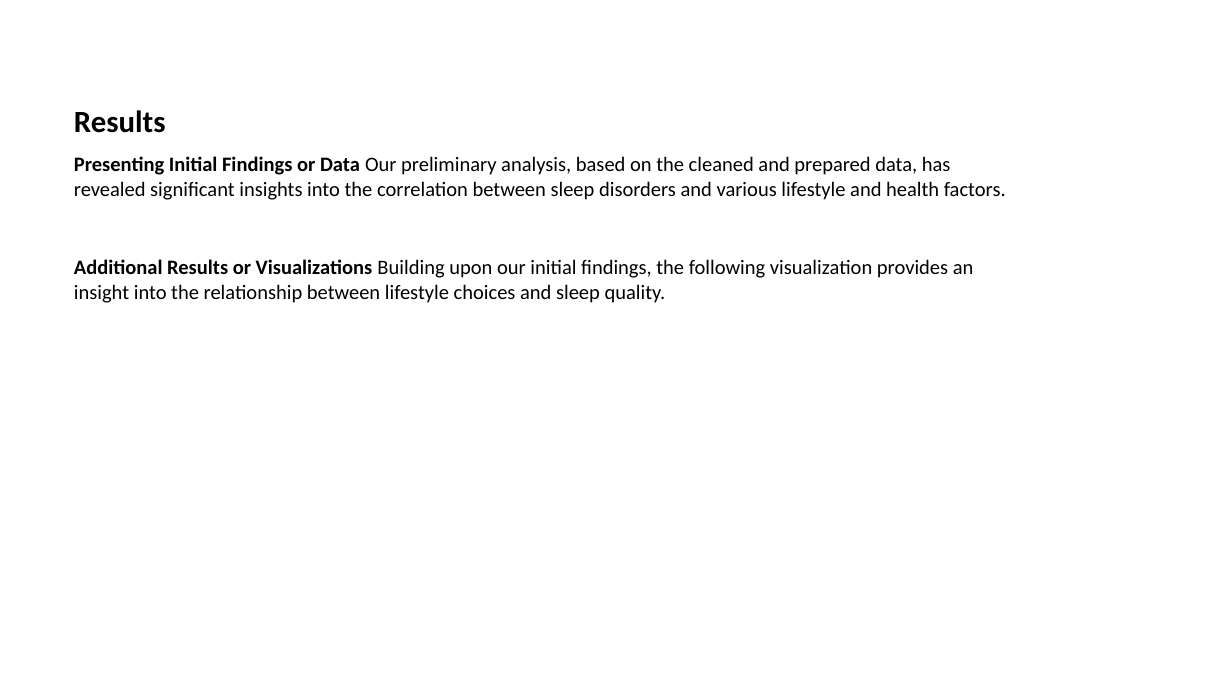
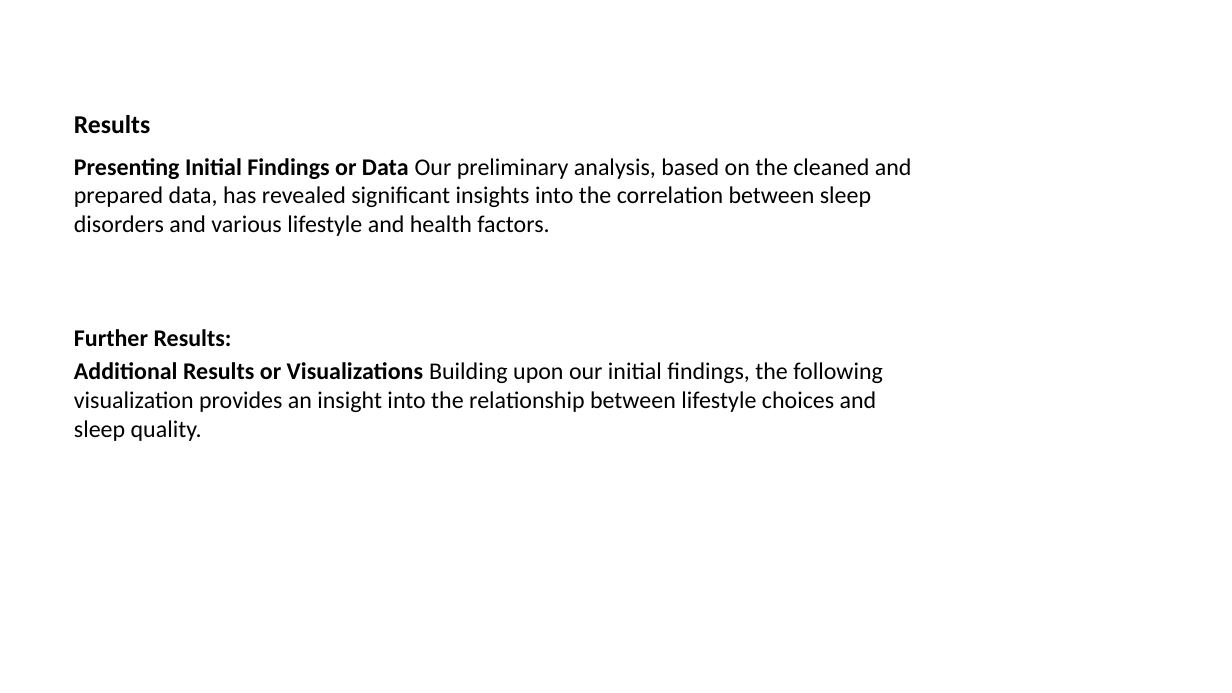
Before and after one commit to Sarah-Alshumayri/Data_Sciences_PPT, a slide deck: slide 6 of Progress_Presentation.pptx. Drawn at 1232x693 pixels with LibreOffice and Linux fonts; fonts in the diff are those of the drawing. Boxes give left, top, right and bottom in pixels: in the first picture for what was removed or moved away, otherwise in the second. Text is boxed around its words. In the diff, an @@ line names an element or a change of style, - is before the commit and + after.

```diff
--- a/Progress_Presentation.pptx
+++ b/Progress_Presentation.pptx
@@ title "Results" at <box>74,115,150,134</box>: size 18 to 15 pt @@
@@ text at <box>74,158,912,441</box>: size 12 to 14 pt @@
@@ text at <box>74,329,232,346</box>: paragraph added @@
+Further Results:
```
Also in this commit, not shown: 5 other slides changed, 1 slide added, 1 slide removed, 2 other files.
